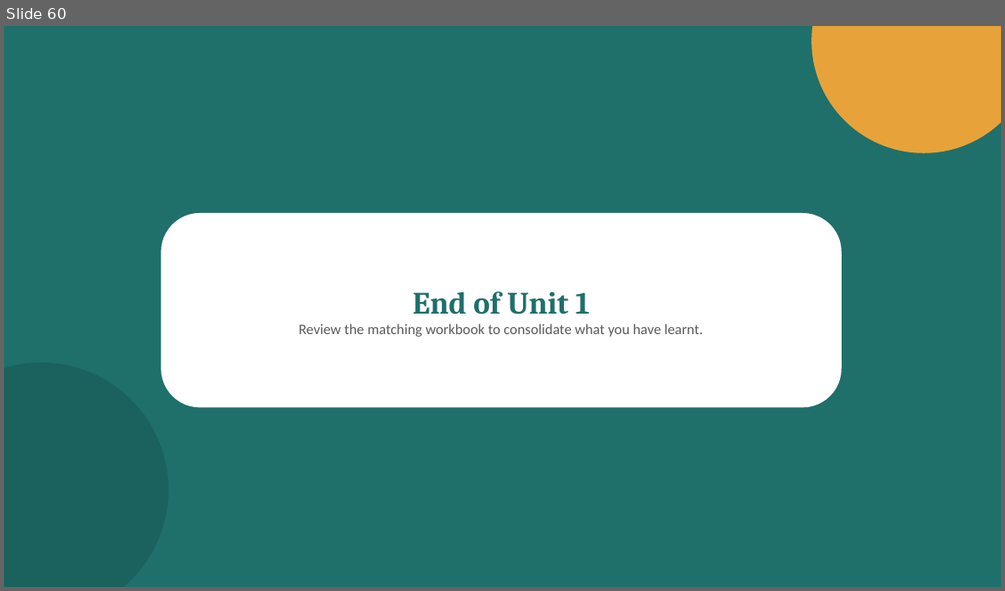
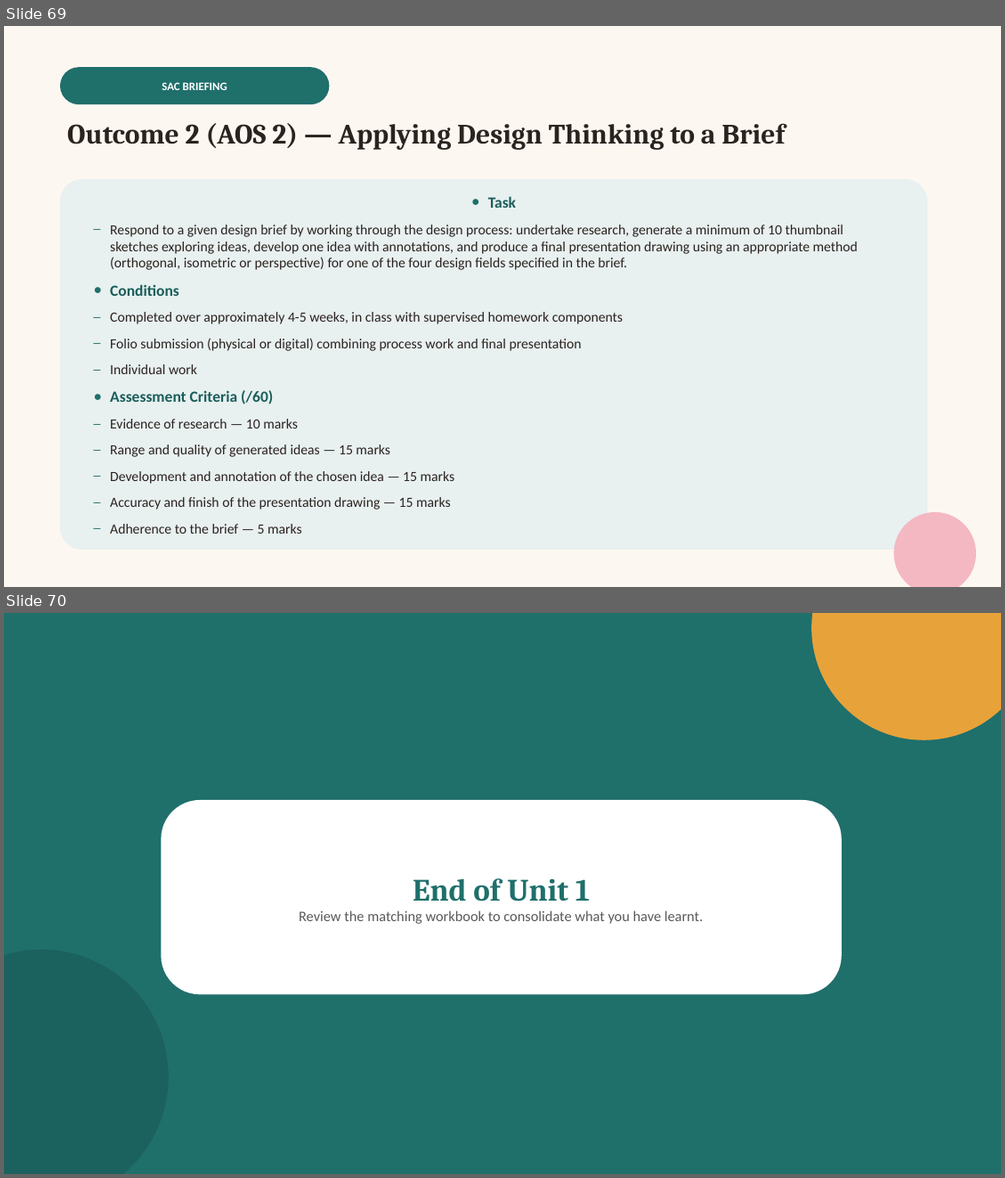
Before and after one commit to melodywyc0710/chuck, a slide deck: teaching-materials/vcd-vce/powerpoint/Unit1-Finding-Design-Solutions.pptx. Shown one above the other, each under a label of ours: slide 60 before the commit, slides 69 and 70 after it. The pictures are 1005x591 and 1005x1178 pixels, drawn with LibreOffice and Linux fonts; fonts in the diff are those of the drawing. Boxes give left, top, right and bottom in pixels: in the first picture for what was removed or moved away, otherwise in the second. Text is boxed around its words. In the diff, an @@ line names an element or a change of style, - is before the commit and + after.

```diff
--- a/teaching-materials/vcd-vce/powerpoint/Unit1-Finding-Design-Solutions.pptx
+++ b/teaching-materials/vcd-vce/powerpoint/Unit1-Finding-Design-Solutions.pptx
@@ slide 69 added at (4,26,1001,587), background #FCF8F1 @@
@@ rounded rectangle added at (60,67,329,104), fill #1F6F6B, 11 pt, text #FFFFFF, bold @@
+SAC BRIEFING
@@ text added at (67,123,785,150), 27 pt, text #2B2320, bold @@
+Outcome 2 (AOS 2) — Applying Design Thinking to a Brief
@@ rounded rectangle added at (60,179,928,549), fill #E8F0F0, 13.5 pt, text #2B2320 @@
+● Task
+– Respond to a given design brief by working through the design process: undertake research, generate a minimum of 10 thumbnail sketches exploring ideas, develop one idea with annotations, and produce a final presentation drawing using an appropriate method (orthogonal, isometric or perspective) for one of the four design fields specified in the brief.
+● Conditions
+– Completed over approximately 4-5 weeks, in class with supervised homework components
+– Folio submission (physical or digital) combining process work and final presentation
+– Individual work
+● Assessment Criteria (/60)
+– Evidence of research — 10 marks
+– Range and quality of generated ideas — 15 marks
+– Development and annotation of the chosen idea — 15 marks
+– Accuracy and finish of the presentation drawing — 15 marks
+– Adherence to the brief — 5 marks
@@ ellipse added at (894,512,976,587), fill #F4B8C3 @@
@@ what was slide 60 is now slide 70 @@
```
Also in this commit, not shown: 9 other slides added, 4 other files.
